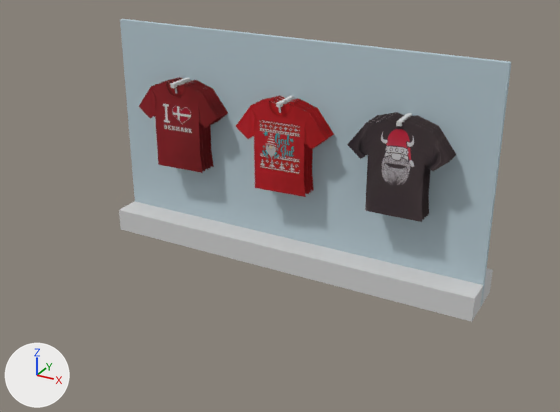
Before and after pictures for a commit that changed the glTF model theroom/excersizes/souvenirbutik/reol3.gltf.
Before and after are seen from a 50 mm camera at (5.6, -10.57, 6.22) aimed at (-0.01, -0.38, 1.13). Every picture has the same lights, and +X, +Y and +Z are marked at lower left. Where no turn or scale is listed for an object, it has been applied to the vertices.
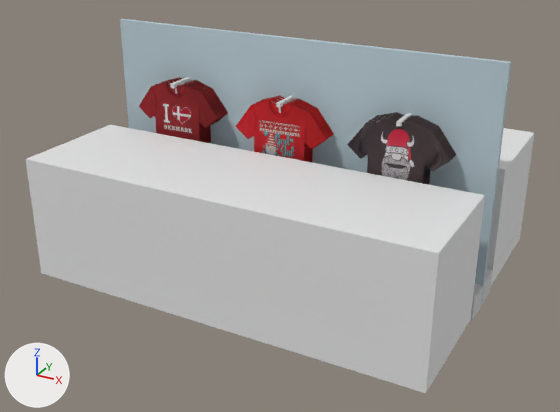
Where the change shows, as pixel boxes (x1, y1, x2, y2) in the pictures (560 x 412 px):
'front.zone.001', added
    after: (25, 125, 485, 393)
'front.zone', added
    after: (487, 128, 534, 285)
'Cube.004', unchanged, covered by the edit
    before: (119, 201, 493, 322)
    after: (470, 268, 493, 322)

Diff of the bpy script that builds the scene:
```diff
--- a/theroom/excersizes/souvenirbutik/reol3.gltf.py
+++ b/theroom/excersizes/souvenirbutik/reol3.gltf.py
@@ me_cube_004 @@
+me_cube_004.from_pydata(...)  # a box spanning x -3.31..3.31, y -1.0..1.0, z -1.0..1.0
@@ ob_front_zone_001 @@
+ob_front_zone_001 = bpy.data.objects.new('front.zone.001', me_cube_004)
+ob_front_zone_001.location = (0.0, -1.56, 1.06)
@@ ob_front_zone @@
+ob_front_zone = bpy.data.objects.new('front.zone', me_cube_004.copy())
+ob_front_zone.location = (0.0, 1.56, 1.06)
```
